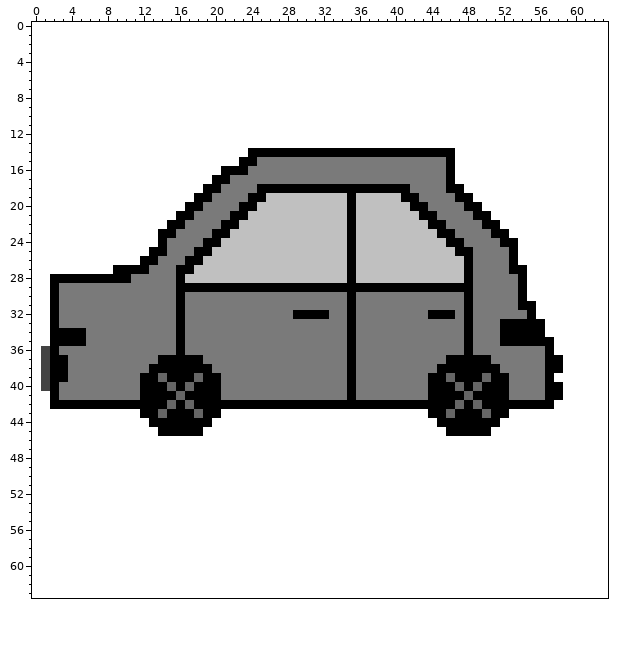
Two versions of one pixel-art sprite, sources/자동차/자동차.png. The first picture shows the starting point.
The file is 64x64 pixels. Colours within 5 levels of each other are drawn and written as one.
Once edited:
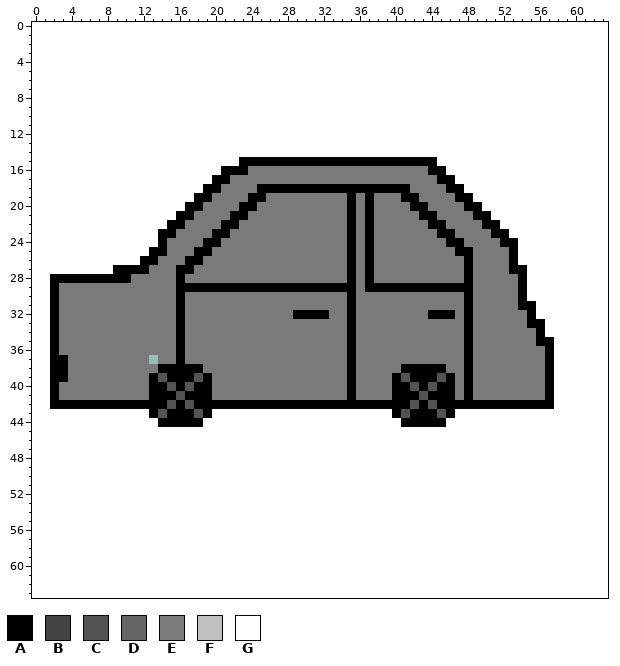
Palette (. is transparent): A #000000  B #434343  C #535353  D #666666  E #7a7a7a  F #c0c0c0  G #ffffff
From old to new:
Colour A replaces colour D in row 39 at x 46; in row 41 at x 48; in row 42 at x 47 and 49; in row 43 at x 46.
Colour A replaces colour E in row 15 at x 25 to 44; in row 16 at x 44 to 45; in row 17 at x 45; in row 38 at x 41 to 44; in row 39 at x 40 and 42 to 43; in row 40 at x 40 to 41 and 43.
Colour A replaces colour E in row 41 at x 40 to 42.
Colour A replaces colour F in rows 19 to 28 at x 37.
Colour A replaces colour G in row 43 at x 40 and 42 to 43; in row 44 at x 41 to 44.
Colour C replaces colour A in row 39 at x 45; in row 40 at x 44; in row 42 at x 42 and 44; in row 43 at x 45.
Colour C replaces colour D in row 39 at x 14 and 18; in row 40 at x 15 and 17; in row 41 at x 16; in row 42 at x 15 and 17; in row 43 at x 14 and 18.
Colour C replaces colour E in row 39 at x 41; in row 40 at x 42; in row 41 at x 43.
Colour C replaces colour G in row 43 at x 41.
Colour E replaces colour A in row 29 at x 36; in row 33 at x 52 to 54; in rows 34 to 35 at x 3 to 5 and 52 to 55; in row 37 at x 14 to 15, 17 to 18, 46 to 47 and 49 to 50; in row 38 at x 13, 19, 46 to 47 and 49 to 51; in row 39 at x 12, 20, 47, 49 and 51 to 52.
Colour E replaces colour A in row 40 at x 12, 20 and 50 to 52; in row 41 at x 12, 20, 47 and 49 to 52.
Colour E replaces colour D in row 39 at x 50; in row 40 at x 47 and 49.
Colour E replaces colour F in row 19 at x 26 to 34, 36 and 38 to 40; in row 20 at x 25 to 34, 36 and 38 to 41; in row 21 at x 24 to 34, 36 and 38 to 42; in row 22 at x 23 to 34, 36 and 38 to 43; in row 23 at x 22 to 34, 36 and 38 to 44; in row 24 at x 21 to 34, 36 and 38 to 45.
Colour E replaces colour F in row 25 at x 20 to 34, 36 and 38 to 46; in row 26 at x 19 to 34, 36 and 38 to 47; in row 27 at x 18 to 34, 36 and 38 to 47; in row 28 at x 17 to 34, 36 and 38 to 47.
Colour G replaces colour A in row 14 at x 24 to 46; in rows 15 to 16 at x 46; in rows 37 to 38 at x 58; in rows 40 to 41 at x 58; in row 43 at x 12, 20, 47 to 49 and 51 to 52; in row 44 at x 13, 19 and 46 to 51.
Colour G replaces colour A in row 45 at x 14 to 18 and 46 to 50.
Colour G replaces colour B in rows 36 to 40 at x 1.
Colour G replaces colour D in row 43 at x 50.
Colour G replaces colour E in row 15 at x 45.
The author cleared colour E in row 37 at x 13.
